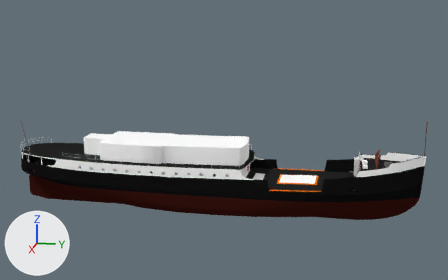
The Blender file Content/New 3D Models/SM_Ship_001.blend, before and after one commit.
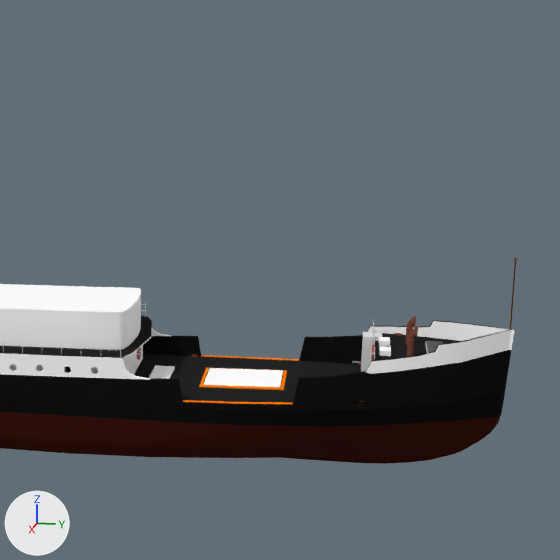
Old and new are each drawn whole from a camera (50 mm lens) standing at (6.55, 1.44, 2.15) and looking at (-0.02, 0.13, 0.51) and again close up on the part from 41% to 100% of the width and 0% to 95% of the height. Every picture has the same lights, and +X, +Y and +Z are marked at lower left.

Script lines for the objects in view, before the commit:
```python
ob_body = bpy.data.objects.new('Body', me_cube_002)
ob_body.location = (0.0, 0.0, 0.0)
ob_body.rotation_euler = (0.0, 0.0, 18.85)  # degrees (0, 0, 0)
ob_body.scale = (-0.363, 0.363, 0.363)
ob_cube_002 = bpy.data.objects.new('Cube.002', me_cube_024)
ob_cube_002.location = (-0.204, 1.606, 0.181)
ob_cube_002.scale = (0.0493, 0.0493, 0.14)
ob_maindeck = bpy.data.objects.new('MainDeck', me_cube_009)
ob_maindeck.location = (0.0, 0.0, 0.0)
ob_maindeck.rotation_euler = (0.0, 0.0, 21.99)  # degrees (0, 0, 180)
ob_maindeck.scale = (-0.363, 0.363, 0.363)
ob_maindeck_hatch = bpy.data.objects.new('MainDeck_Hatch', me_cube_023)
ob_maindeck_hatch.location = (0.0, 0.0, 0.0)
ob_maindeck_hatch.rotation_euler = (0.0, 0.0, 21.99)  # degrees (0, 0, 180)
ob_maindeck_hatch.scale = (-0.363, 0.363, 0.363)
ob_maindeck_sidewalls = bpy.data.objects.new('MainDeck_SideWalls', me_cube_011)
ob_maindeck_sidewalls.location = (0.0, 0.0, 0.0)
ob_maindeck_sidewalls.rotation_euler = (0.0, 0.0, 21.99)  # degrees (0, 0, 180)
ob_maindeck_sidewalls.scale = (-0.363, 0.363, 0.363)
# also in view: 'UpperDeck' at (0.0, -0.9, 0.39)
```
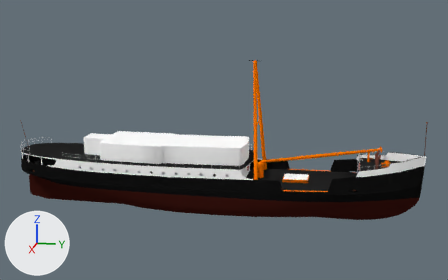
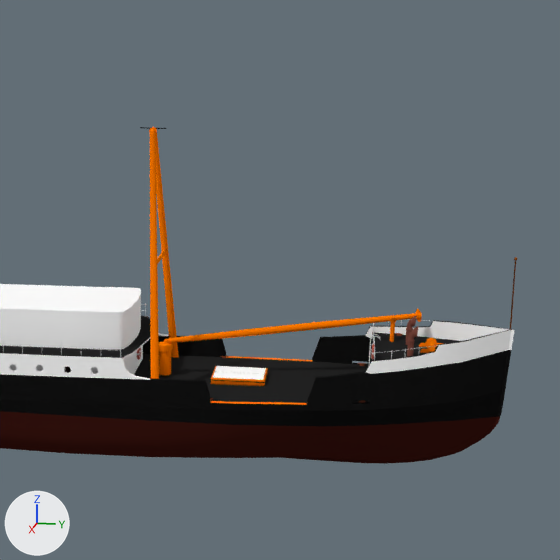
Commit message: Ship Modelling (In progress)

Location of each change, [x1, y1, x2, y2] in pixels of the close-ups (560 x 560 px; the box of a moved part takes in the faces that stretch with it):
'MainDeck', reshaped: before [10, 333, 458, 403]; after [10, 332, 458, 403]
'Circle', added (orange): after [149, 127, 179, 379]
'MainDeck_Hatch', reshaped: before [199, 368, 287, 390]; after [211, 366, 268, 386]
'MainDeck_Hook', added (orange): after [165, 309, 422, 343]
'Cube.002', deleted: before [361, 332, 382, 372]
'MainDeck_HookStand', added: after [159, 339, 173, 375]
'MainDeck_Wheels', added: after [419, 338, 443, 353]
'MainDeck_FrontHookStand', added: after [390, 317, 396, 342]
'MainDeck_FrontRails_002', added: after [374, 319, 438, 361]
'MainDeck_Ladder', added: after [369, 334, 380, 364]
part 1 of me_cube_002, moved or reshaped: [149, 336, 249, 458] in both
part 2 of me_cube_002, moved or reshaped: [236, 337, 329, 411] in both
part 3 of me_cube_009, deleted: before [379, 337, 391, 356]
part 4 of me_cube_009, deleted: before [149, 365, 175, 379]
part 5 of me_cube_009, deleted: before [425, 341, 443, 353]
part 6 of me_cube_009, added (black): after [124, 336, 458, 398]
part 7 of me_cube_023, built on: before [199, 368, 287, 390]; after [211, 366, 268, 386]

Edits to the bpy script that builds the scene:
```text
Change me_cube_002:
    where me_cube_002.from_pydata(...)  # 677 vertices, 662 faces; spans x -1.16..0.02, y -6.35..6.28, z -0.87..2.21
    used by ob_body; location = (0.0, 0.0, 0.0); rotation_euler = (0.0, 0.0, 18.85), in degrees (0, 0, 0); scale = (-0.363, 0.363, 0.363)
    me_cube_002 part 1: 17 of 677 vertices moved; they spanned x -1.15..0.0, y 1.85..1.9, z -0.86..0.57 and now span x -1.14..0.0, y 2.2..2.28, z -0.86..0.57; mean shift (0.02, 0.41, 0.0); largest move (-0.75, 1.85, -0.69) -> (-0.68, 2.28, -0.69)
    me_cube_002 part 2
    me_cube_002.vertices[439].co: (-1.05, 3.45, 0.67) -> (-1.04, 3.67, 0.68)  # pixel (298, 378) -> pixel (316, 377)
    me_cube_002.vertices[441].co: (-1.08, 3.38, 0.3) -> (-1.06, 3.57, 0.31)  # pixel (292, 404) -> pixel (306, 404)
    me_cube_002.vertices[451].co: (-1.0, 3.45, 0.67) -> (-0.98, 3.67, 0.68)  # pixel (299, 376) -> pixel (316, 376)
    me_cube_002.vertices[452].co: (-1.0, 3.38, 0.3) -> (-0.99, 3.57, 0.31)  # pixel (292, 402) -> pixel (307, 402)
    me_cube_002.vertices[596].co: (-1.0, 3.39, 0.35) -> (-0.99, 3.57, 0.35)  # pixel (293, 399) -> pixel (307, 400)
    me_cube_002.vertices[597].co: (-1.07, 3.39, 0.35) -> (-1.06, 3.57, 0.35)  # pixel (293, 401) -> pixel (307, 401)
Change me_cube_009:
    used by ob_maindeck; location = (0.0, 0.0, 0.0); rotation_euler = (0.0, 0.0, 21.99), in degrees (0, 0, 180); scale = (-0.363, 0.363, 0.363)
    remove me_cube_009.from_pydata(...)  # 1419 vertices, 1401 faces, 5 loose edges; spans x -0.35..1.09, y -6.2..6.21, z 0.17..0.92
    add me_cube_009.from_pydata(...)  # 1521 vertices, 1498 faces, 5 loose edges; spans x 0.0..1.09, y -6.2..6.21, z 0.21..0.92
    me_cube_009 part 3: the loose piece of 8 vertices spanning x -0.35..-0.14, y -4.65..-4.5, z 0.83..0.91 is deleted
    me_cube_009 part 4: the loose piece of 8 vertices spanning x 0.0..0.41, y -1.59..-1.3, z 0.17..0.29 is deleted
    me_cube_009 part 5: the loose piece of 8 vertices spanning x -0.27..0.27, y -5.37..-5.14, z 0.83..0.91 is deleted
    me_cube_009 part 6: 126 vertices added at x 0.0..0.87, y -6.12..-1.01, z 0.25..0.92
Change me_cube_023:
    used by ob_maindeck_hatch; location = (0.0, 0.0, 0.0); rotation_euler = (0.0, 0.0, 21.99), in degrees (0, 0, 180); scale = (-0.363, 0.363, 0.363)
    remove me_cube_023.from_pydata(...)  # 16 vertices, 11 faces; spans x 0.0..0.463, y -3.23..-2.051, z 0.246..0.322
    add me_cube_023.from_pydata(...)  # 48 vertices, 41 faces; spans x 0.0..0.31, y -2.958..-2.197, z 0.27..0.377
    me_cube_023 part 7: 16 vertices removed from x 0.0..0.463, y -3.23..-2.051, z 0.246..0.322; 48 vertices added at x 0.0..0.31, y -2.958..-2.197, z 0.27..0.377
    me_cube_023 part 8: the surface is now shaded smooth
    remove me_cube_023.materials.append(mat_shipbody_upperpart)  # black #161616
    add me_cube_023.materials.append(mat_maindeck_walls)  # white #ffffff
    add me_cube_023.materials.append(mat_maindeck_floor)  # black #242424
    add me_cube_023.materials.append(mat_maindeck_doors)  # black #271816
Remove ob_cube_002:
    ob_cube_002 = bpy.data.objects.new('Cube.002', me_cube_024)
Add ob_maindeck_frontrails_002:
    ob_maindeck_frontrails_002 = bpy.data.objects.new('MainDeck_FrontRails_002', me_cube_001)  # 241 vertices, 264 faces; spans x -0.909..-0.635, y -5.267..-4.42, z 0.909..1.111; in mat_uperdeck_walls (white #ffffff), mat_maindeck_walls (white #ffffff); modifiers MIRROR
    ob_maindeck_frontrails_002.location = (0.0, 0.0, 0.0)
    ob_maindeck_frontrails_002.rotation_euler = (0.0, 0.0, 21.99)  # degrees (0, 0, 180)
    ob_maindeck_frontrails_002.scale = (-0.363, 0.363, 0.363)
Add ob_maindeck_fronthookstand:
    ob_maindeck_fronthookstand = bpy.data.objects.new('MainDeck_FrontHookStand', me_circle_003)  # 41 vertices, 36 faces; spans x -0.243..0.243, y 10.745..11.091, z 0.923..2.216; in mat_yellow (orange #ff8001); modifiers EDGE_SPLIT
    ob_maindeck_fronthookstand.location = (0.0, 0.548, 0.285)
    ob_maindeck_fronthookstand.rotation_euler = (-0.0683, 0.000485, 0.126)  # degrees (-3.9, 0, 7.2)
    ob_maindeck_fronthookstand.scale = (0.106, 0.106, 0.106)
Add ob_maindeck_hook:
    ob_maindeck_hook = bpy.data.objects.new('MainDeck_Hook', me_circle_002)  # 141 vertices, 138 faces; spans x -0.18..0.18, y -0.07..12.24, z -0.1..2.66; in mat_yellow (orange #ff8001); modifiers EDGE_SPLIT
    ob_maindeck_hook.location = (0.0, 0.548, 0.285)
    ob_maindeck_hook.rotation_euler = (-0.0683, 0.000485, 0.126)  # degrees (-3.9, 0, 7.2)
    ob_maindeck_hook.scale = (0.106, 0.106, 0.106)
Add ob_maindeck_hookstand:
    ob_maindeck_hookstand = bpy.data.objects.new('MainDeck_HookStand', me_circle_001)  # 135 vertices, 128 faces; spans x -0.39..0.39, y -0.43..0.35, z 0.0..1.74; in mat_yellow (orange #ff8001); modifiers EDGE_SPLIT
    ob_maindeck_hookstand.location = (0.0, 0.547, 0.107)
    ob_maindeck_hookstand.rotation_euler = (0.0, 0.0, 0.126)  # degrees (0, 0, 7.2)
    ob_maindeck_hookstand.scale = (0.106, 0.106, 0.106)
Add ob_maindeck_ladder:
    ob_maindeck_ladder = bpy.data.objects.new('MainDeck_Ladder', me_cube_024_1)  # 196 vertices, 168 faces; spans x 0.034..0.845, y -0.748..0.328, z -0.463..1.01; in mat_maindeck_walls (white #ffffff); modifiers EDGE_SPLIT
    ob_maindeck_ladder.location = (-0.204, 1.631, 0.184)
    ob_maindeck_ladder.scale = (0.0493, 0.0493, 0.14)
Add ob_circle:
    ob_circle = bpy.data.objects.new('Circle', me_circle_005)  # 164 vertices, 158 faces; spans x -0.392..0.392, y -0.098..0.024, z -0.021..1.292; in mat_yellow (orange #ff8001), mat_maindeck_floor (black #242424); modifiers EDGE_SPLIT
    ob_circle.location = (0.0, 0.547, 0.107)
Add ob_maindeck_wheels:
    ob_maindeck_wheels = bpy.data.objects.new('MainDeck_Wheels', me_cube)  # 171 vertices, 167 faces; spans x 0.0..1.29, y 1.14..4.78, z 0.1..1.4; in mat_yellow (orange #ff8001), mat_maindeck_floor (black #242424); modifiers MIRROR, EDGE_SPLIT
    ob_maindeck_wheels.location = (0.0, 1.779, 0.307)
    ob_maindeck_wheels.scale = (0.0486, 0.0486, 0.0486)
```
